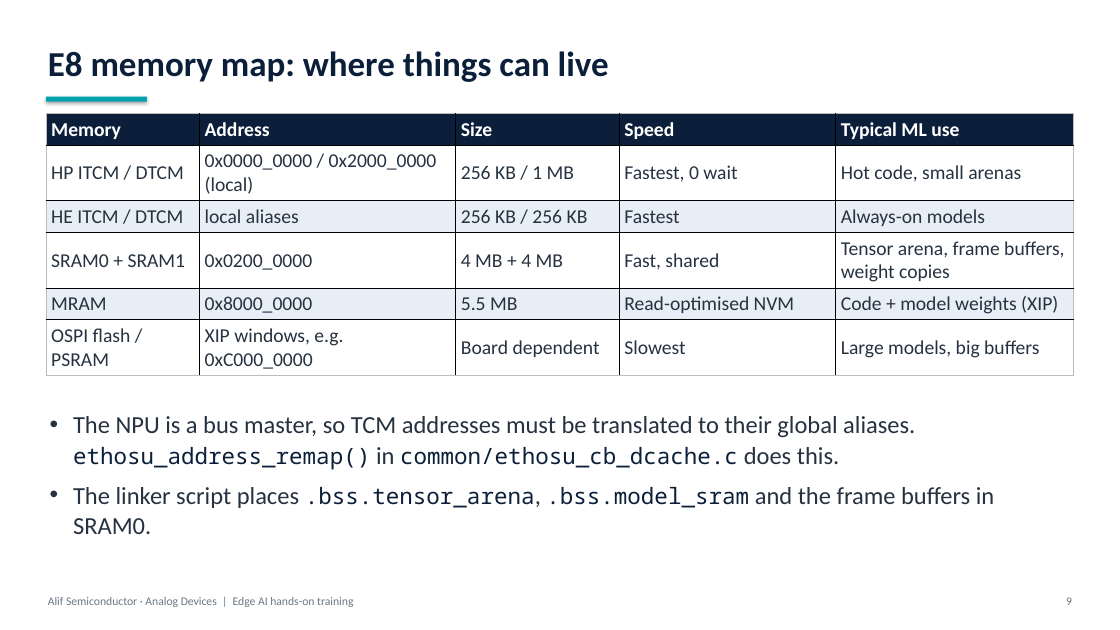
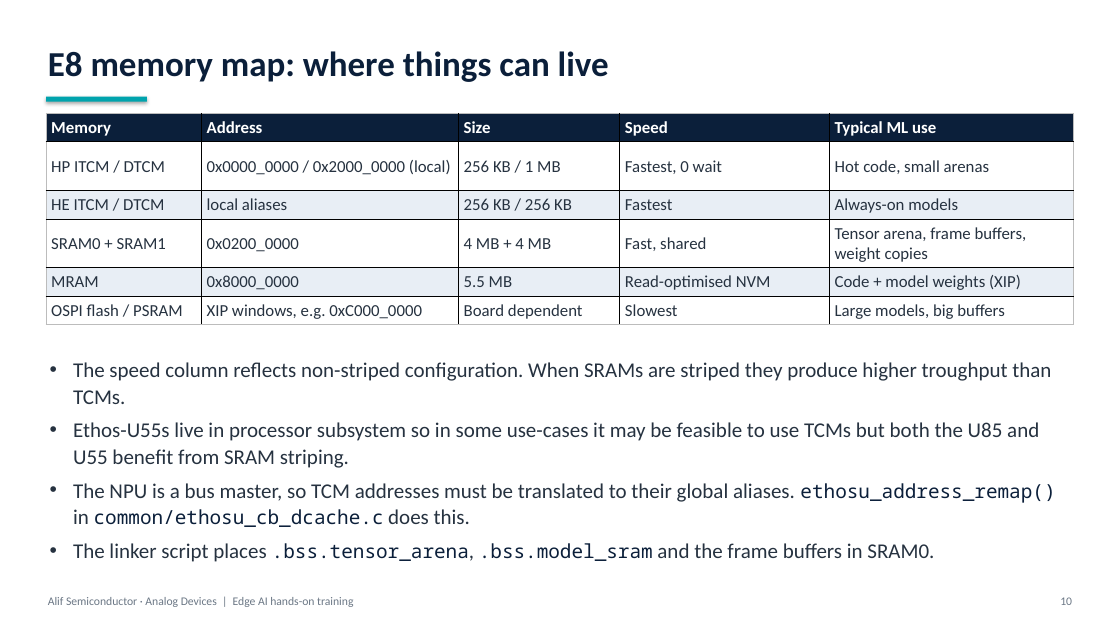
Before and after one commit to alifsemi/alif_ml-training, a slide deck: slide 10 of training/alif_ml_training.pptx (slide 9 before the commit). Drawn at 1120x630 pixels with LibreOffice and Linux fonts; fonts in the diff are those of the drawing. Boxes give left, top, right and bottom in pixels: in the first picture for what was removed or moved away, otherwise in the second. Text is boxed around its words. In the diff, an @@ line names an element or a change of style, - is before the commit and + after.

```diff
--- a/training/alif_ml_training.pptx
+++ b/training/alif_ml_training.pptx
@@ table at box(46, 113, 1075, 325) @@
@@ size 16.8 to 14.4 pt @@
@@ text "The speed column reflects non-striped ...": place and size @@
-text "The speed column reflects non-striped ..." at box(73, 416, 994, 508)
+text "The speed column reflects non-striped ..." at box(73, 362, 1055, 562)
@@ text at box(73, 362, 1051, 468): paragraphs added @@
+• The speed column reflects non-striped configuration. When SRAMs are striped they produce higher troughput than TCMs.
+• Ethos-U55s live in processor subsystem so in some use-cases it may be feasible to use TCMs but both the U85 and U55 benefit from SRAM striping.
@@ text at box(73, 483, 1055, 562): size 21 to 18 pt in "The NPU is a bus master, so ...", "The linker script places .bss.tensor_arena, and the ..."; size 19.3 to 16.6 pt in "ethosu_address_remap() common/ethosu_cb_dcache.c", ".bss.tensor_arena, .bss.model_sram"; less space between paragraphs @@
@@ text at box(1060, 597, 1072, 605): text changed @@
-9
+10
```
Also in this commit, not shown: 50 other slides changed, 1 slide added, 2 other files.
